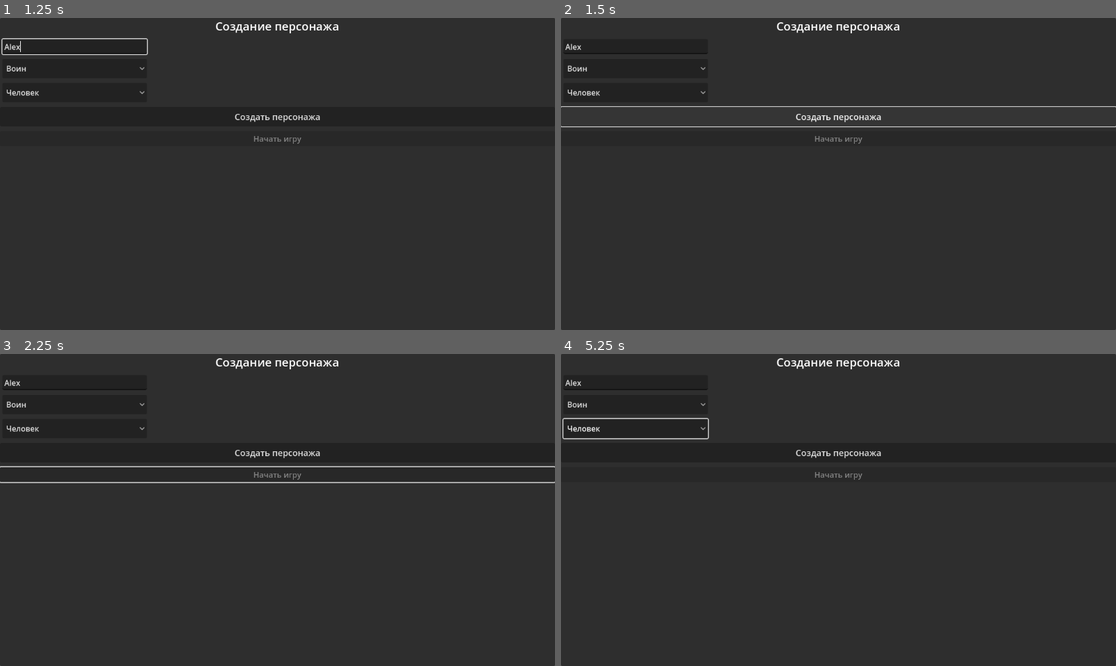
Above: before the commit, frames 1-4 (two rows, left to right).
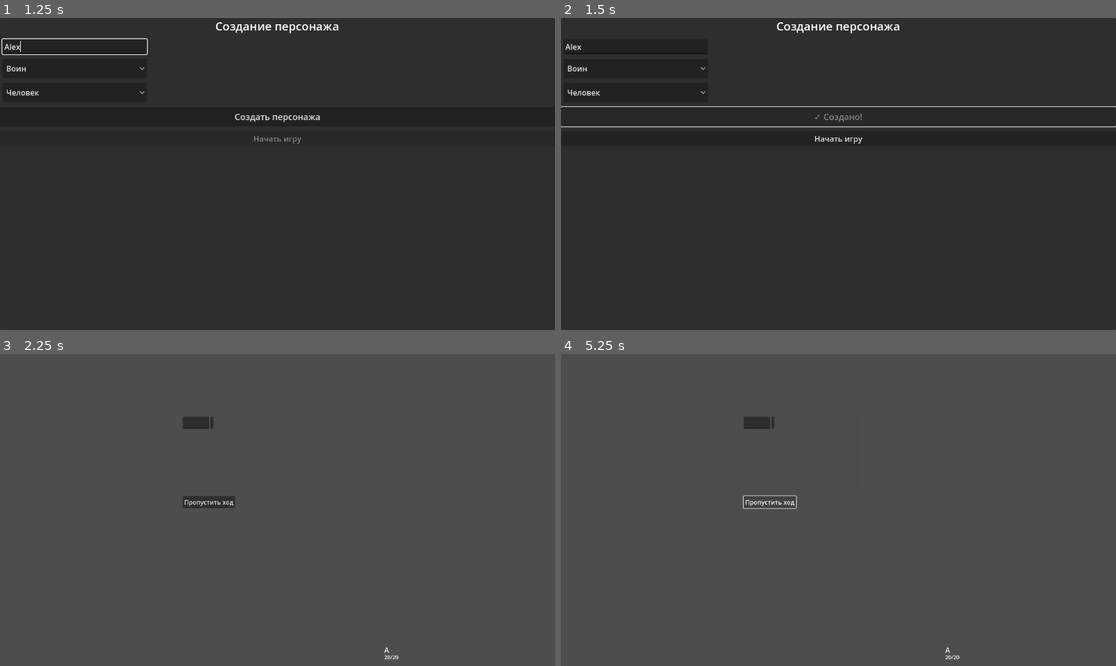
Above: after the commit, the same moments.

Repository: Deniseks239/tactical-rpg-ai-v-2
Game: Godot game, scene res://scenes/character_creator.tscn
Same seed, same stepped clock (60 frames per second), same inputs: the game is played once before the commit and once after it.
Inputs (mouse positions are in pixels of both pictures, inside the frame that each line leads up to):
- Up to frame 1 (1.25 s): click (72, 46) at 0.52 s; type "Alex" at 0.6 s
- Up to frame 2 (1.5 s): click "Создать персонажа" at 1.25 s
- Up to frame 3 (2.25 s): click (277, 475) at 2 s, where only the run after the commit has a clickable "Начать игру"
- Up to frame 4 (5.25 s): click (633, 403) at 2.75 s, where only the run before the commit has a clickable "Воин"; click (771, 422) at 3.52 s; click (633, 428) at 4.25 s, where only the run before the commit has a clickable "Человек"; click (771, 500) at 5 s, where only the run after the commit has a clickable "Пропустить ход"

Frame 1 is identical in both runs. In frame 2, 0.2% of the frame differs, in the area x 42-58%, y 30-41%; in frame 3, 99%; in frame 4, 99%, in the area x 0-100%, y 0-100%.
Error before the commit: Invalid assignment of property or key 'inventory' with value of type 'Array' on a base object of type 'Resource (CharacterData)'. (res://scenes/character_creat…
Error after the commit: Invalid access to property or key 'name' on a base object of type 'Resource (CharacterData)'. (res://scripts/game/game_controller.gd:773)

Commit message:
Update character_creator.gd

Diff:
--- a/scenes/character_creator.gd
+++ b/scenes/character_creator.gd
@@ -71,7 +71,11 @@
 	current_character.hp = class_info["base_hp"]
 	current_character.max_hp = class_info["base_hp"]
 	current_character.ac = class_info["base_ac"]
-	current_character.inventory = class_info["starting_items"]
+
+	# Создаём копию массива, чтобы избежать проблем с присвоением
+	current_character.inventory = []
+	for item in class_info["starting_items"]:
+		current_character.inventory.append(item)
 
 	# Применяем бонусы расы
 	current_character.strength = class_info.get("base_strength", 10) + race_info.get("bonus_strength", 0)
